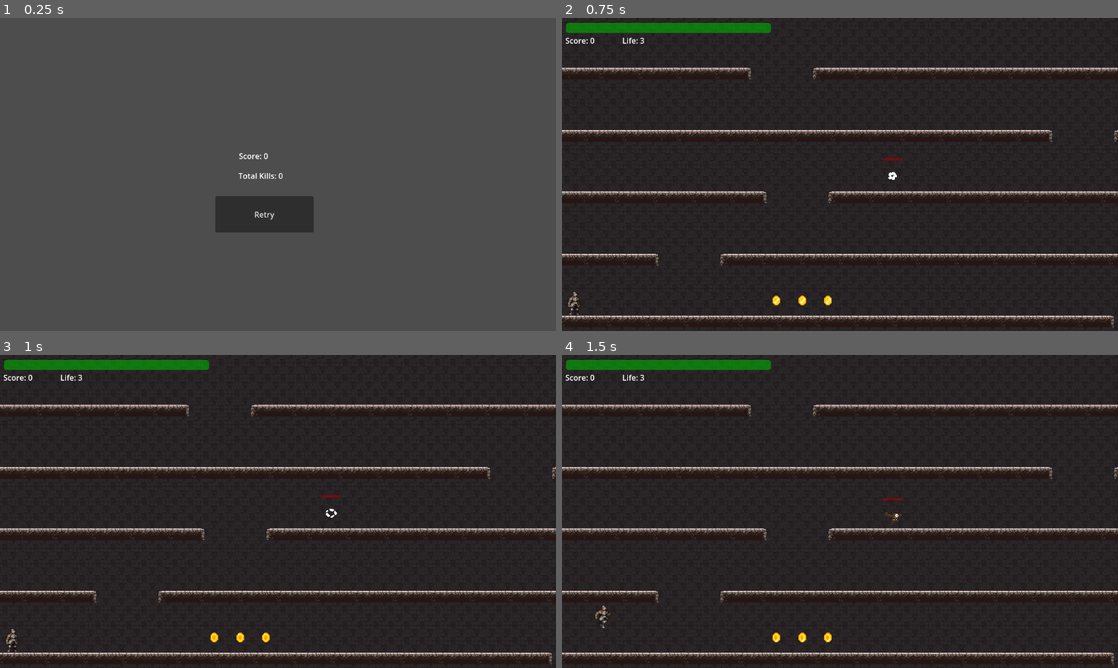
Above: before the commit, frames 1-4 (two rows, left to right).
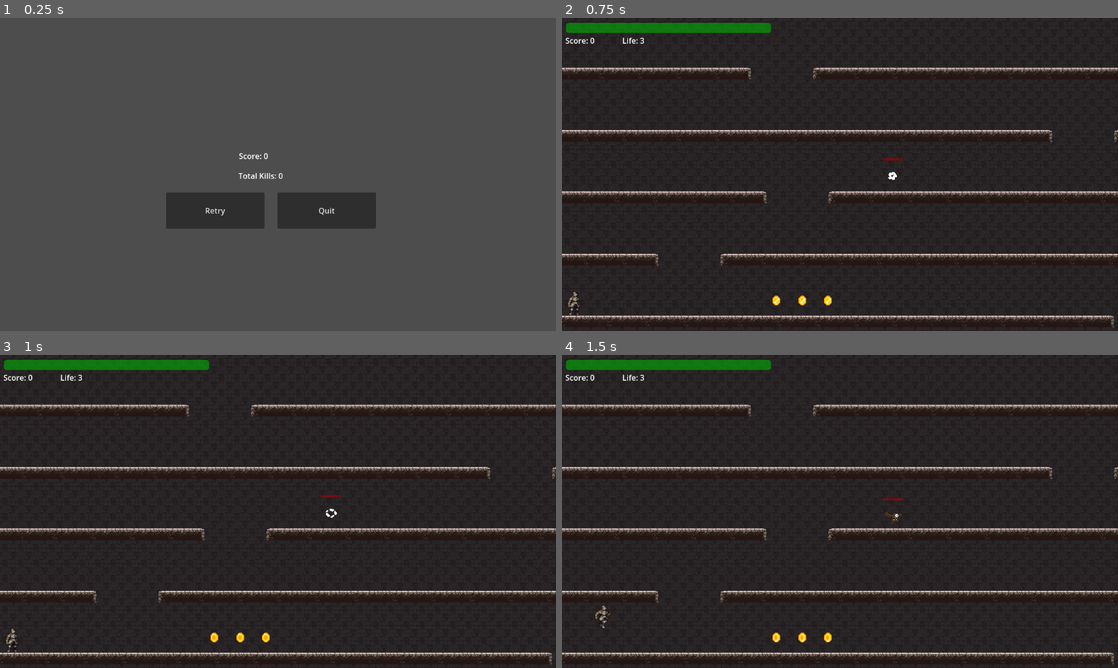
Above: after the commit, the same moments.

Repository: pengpa0012/godot-2d-jump-platformer
Game: Godot game, scene res://scene/end_screen.tscn
Two runs of this game, one before a commit and one after it. Both use one fixed random seed, a clock stepped at 60 frames per second and the inputs below. This scene is started directly instead of the project's main scene.
Inputs:
- Up to frame 1 (0.25 s): no input
- Up to frame 2 (0.75 s): click "Retry" at 0.5 s
- Up to frame 3 (1 s): no input
- Up to frame 4 (1.5 s): tap Enter (ui_accept) at 1.25 s; hold Right (ui_right) from 1.28 s (still down); tap K (attack) at 1.35 s

The runs differ from the first frame. In frame 1, 2.9% of the frame differs, in the area x 29-68%, y 55-69%; in frame 2, nothing differs; in frame 3, nothing differs; in frame 4, nothing differs.

Commit message:
added initial pause menu

Diff:
--- a/project.godot
+++ b/project.godot
@@ -21,6 +21,7 @@
 
 [display]
 
+window/size/mode=2
 window/stretch/mode="viewport"
 
 [input]
--- a/scene/end_screen.tscn
+++ b/scene/end_screen.tscn
@@ -29,11 +29,21 @@
 offset_bottom = 300.0
 text = "YOUR SCORE:"
 
+[node name="Button2" type="Button" parent="."]
+layout_mode = 0
+offset_left = 575.0
+offset_top = 361.0
+offset_right = 779.0
+offset_bottom = 436.0
+text = "Quit"
+
 [node name="Button" type="Button" parent="."]
-offset_left = 446.0
-offset_top = 369.0
-offset_right = 650.0
-offset_bottom = 444.0
+layout_mode = 0
+offset_left = 344.0
+offset_top = 361.0
+offset_right = 548.0
+offset_bottom = 436.0
 text = "Retry"
 
+[connection signal="pressed" from="Button2" to="." method="_on_button_2_pressed"]
 [connection signal="pressed" from="Button" to="." method="_on_button_pressed"]
--- a/scene/world.tscn
+++ b/scene/world.tscn
@@ -2521,6 +2521,36 @@
 offset_bottom = 61.0
 text = "Life:"
 
+[node name="PauseMenu" type="Control" parent="CanvasGroup/CanvasLayer2"]
+visible = false
+layout_mode = 3
+anchors_preset = 0
+offset_left = 430.0
+offset_top = 88.0
+offset_right = 753.0
+offset_bottom = 369.0
+
+[node name="ColorRect" type="ColorRect" parent="CanvasGroup/CanvasLayer2/PauseMenu"]
+layout_mode = 0
+offset_right = 324.0
+offset_bottom = 282.0
+color = Color(0.4, 0.4, 0.4, 1)
+
+[node name="Button2" type="Button" parent="CanvasGroup/CanvasLayer2/PauseMenu"]
+offset_left = 68.0
+offset_top = 152.0
+offset_right = 247.0
+offset_bottom = 210.0
+text = "Quit"
+
+[node name="Button" type="Button" parent="CanvasGroup/CanvasLayer2/PauseMenu"]
+layout_mode = 0
+offset_left = 69.0
+offset_top = 67.0
+offset_right = 248.0
+offset_bottom = 125.0
+text = "Resume"
+
 [node name="Healthbar" type="Control" parent="CanvasGroup/CanvasLayer2"]
 layout_mode = 3
 anchors_preset = 0
@@ -2552,31 +2582,41 @@
 layer_0/tile_data = PackedInt32Array(-393219, 3211267, 20, -327683, 3211267, 21, -393218, 3276803, 20, -327682, 3276803 …(85707 unchanged characters)…
 
 [node name="Platforms" type="Node2D" parent="."]
+metadata/_edit_lock_ = true
 
 [node name="6" parent="Platforms" instance=ExtResource("3_ircqi")]
 position = Vector2(712, -184)
+metadata/_edit_lock_ = true
 
 [node name="5" parent="Platforms" instance=ExtResource("3_ircqi")]
 position = Vector2(464, -54)
+metadata/_edit_lock_ = true
 
 [node name="4" parent="Platforms" instance=ExtResource("3_ircqi")]
 position = Vector2(1088, 75)
+metadata/_edit_lock_ = true
 
 [node name="3" parent="Platforms" instance=ExtResource("3_ircqi")]
 position = Vector2(496, 202)
+metadata/_edit_lock_ = true
 
 [node name="2" parent="Platforms" instance=ExtResource("3_ircqi")]
 position = Vector2(272, 331)
+metadata/_edit_lock_ = true
 
 [node name="1" parent="Platforms" instance=ExtResource("3_ircqi")]
 position = Vector2(1216, 459)
+metadata/_edit_lock_ = true
 
 [node name="Enemies" type="Node2D" parent="."]
+metadata/_edit_lock_ = true
 
 [node name="Enemy" parent="Enemies" instance=ExtResource("6_h475h")]
 position = Vector2(685, 154)
+metadata/_edit_lock_ = true
 
 [node name="SFX" type="Node2D" parent="."]
+metadata/_edit_lock_ = true
 
 [node name="sword_swoosh" type="AudioStreamPlayer2D" parent="SFX"]
 stream = ExtResource("7_im8i6")
@@ -2604,6 +2644,7 @@
 
 [node name="Runes" type="Node2D" parent="."]
 position = Vector2(444, 412)
+metadata/_edit_lock_ = true
 
 [node name="AnimatedSprite2D3" parent="Runes" instance=ExtResource("13_b77b2")]
 position = Vector2(107, 0)
--- a/script/end_screen.gd
+++ b/script/end_screen.gd
@@ -12,3 +12,7 @@
 	GLOBAL.SCORE = 0
 	GLOBAL.LIFE = 3
 	get_tree().change_scene_to_file("res://scene/world.tscn")
+
+
+func _on_button_2_pressed():
+	get_tree().quit()
--- a/script/global.gd
+++ b/script/global.gd
@@ -2,8 +2,8 @@
 
 var SCORE = 0
 var LIFE = 3
-var HEALTH_COUNT = 10
-var MAX_HEALTH = 10
+var HEALTH_COUNT = 10.0
+var MAX_HEALTH = 10.0
 var RESPAWN_PLAYER = false
 var ENEMY_MULTIPLIER = 2
 var ENEMY_KILLED = 0
--- a/script/player.gd
+++ b/script/player.gd
@@ -31,6 +31,7 @@
 func _physics_process(delta):
 
 	if isShield:
+#		get_tree().paused = true
 		shield.visible = true
 	else:
 		shield.visible = false
